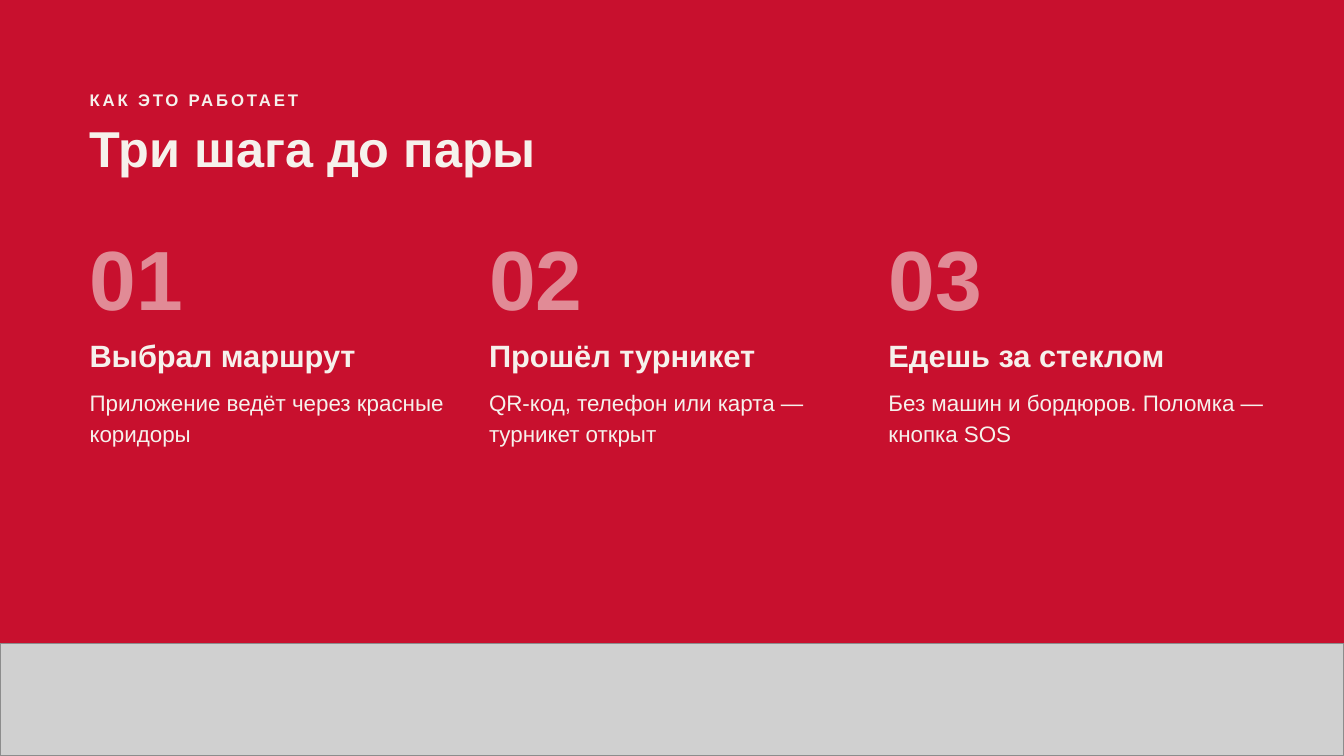
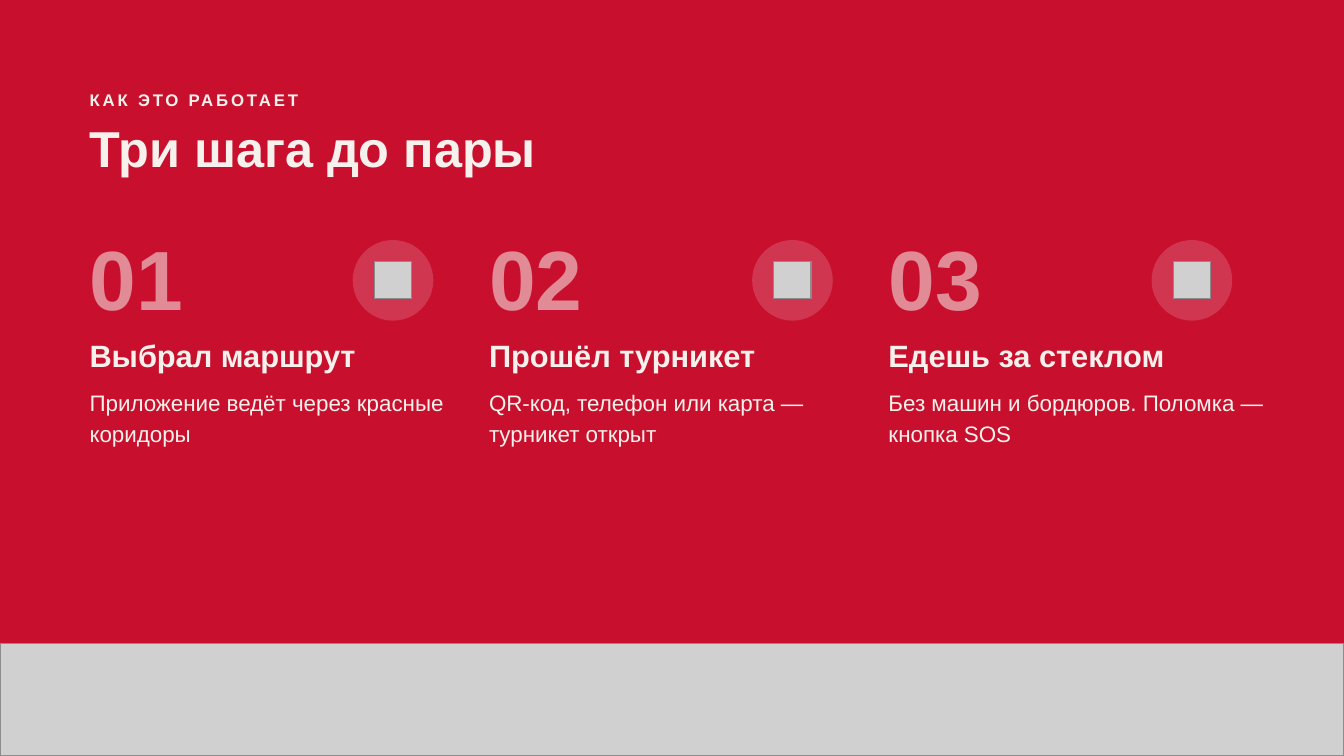
Before and after one commit to GARCIERcas/glasses-in-red, a slide deck: slide 5 of Glasses_in_Red_video.pptx. Drawn at 1344x756 pixels with LibreOffice and Linux fonts; fonts in the diff are those of the drawing; grey boxes stand for pictures. Boxes give left, top, right and bottom in pixels: in the first picture for what was removed or moved away, otherwise in the second. Text is boxed around its words. In the diff, an @@ line names an element or a change of style, - is before the commit and + after.

```diff
--- a/Glasses_in_Red_video.pptx
+++ b/Glasses_in_Red_video.pptx
@@ ellipse added at box(353, 240, 434, 321), fill #FFFFFF at 16% opacity @@
@@ picture added at box(375, 262, 412, 299) @@
@@ ellipse added at box(752, 240, 833, 321), fill #FFFFFF at 16% opacity @@
@@ picture added at box(774, 262, 812, 299) @@
@@ ellipse added at box(1152, 240, 1233, 321), fill #FFFFFF at 16% opacity @@
@@ picture added at box(1174, 262, 1211, 299) @@
```
Also in this commit, not shown: 4 other slides changed.
